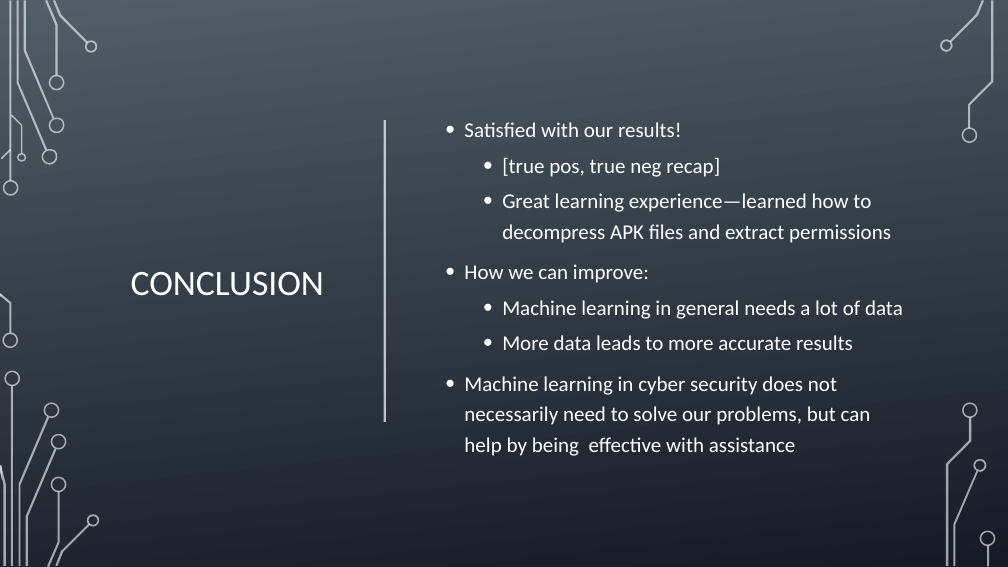
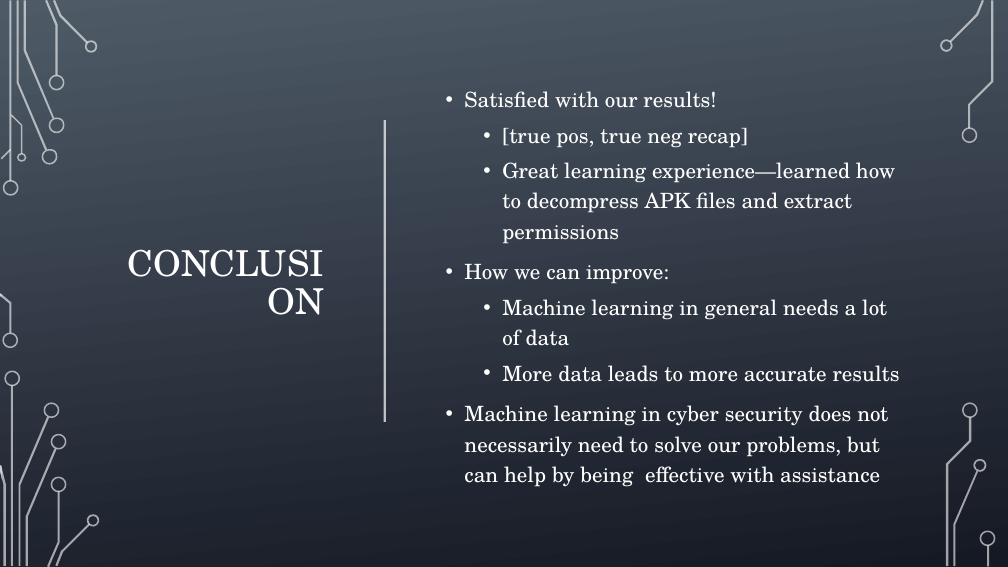
Before and after one commit to oakkar8/Senior_Project, a slide deck: slide 11 of Senior Project.pptx (slide 12 before the commit). Drawn at 1008x567 pixels with LibreOffice and Linux fonts; fonts in the diff are those of the drawing; background and template pictures are left out. Boxes give left, top, right and bottom in pixels: in the first picture for what was removed or moved away, otherwise in the second. Text is boxed around its words. In the diff, an @@ line names an element or a change of style, - is before the commit and + after.

```diff
--- a/Senior Project.pptx
+++ b/Senior Project.pptx
@@ rectangle at (x1=2, y1=0, x2=1008, y2=566): fill gradient #51606A to #161A26 to gradient #4E5B67 to #151924 @@
@@ title "CONCLUSION" at (x1=95, y1=89, x2=332, y2=479): font Calibri to TeX Gyre Schola @@
@@ text "Satisfied with our results!" at (x1=464, y1=91, x2=900, y2=487): font Calibri to TeX Gyre Schola; less space between paragraphs @@
```
Also in this commit, not shown: 11 other slides changed, 1 slide removed.
